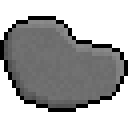
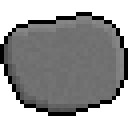
Comparing the layer stacks of the two 128px x 128px images. Changes:
painted on "outline" over 0, 12, 128, 116
painted on "highlights" over 12, 16, 124, 88
painted on "shadows" over 4, 32, 88, 112
painted on "fill" over 4, 16, 124, 112
